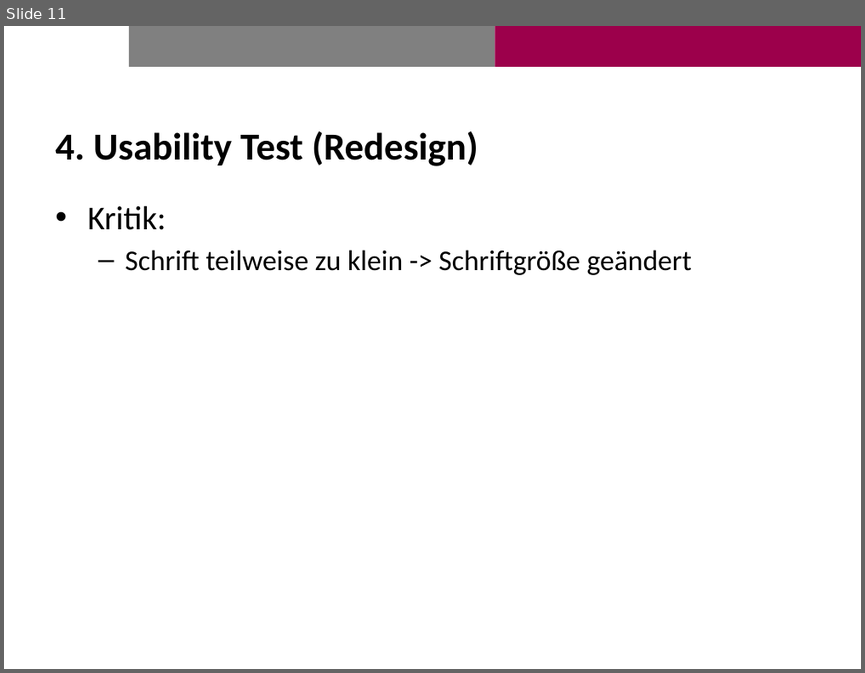
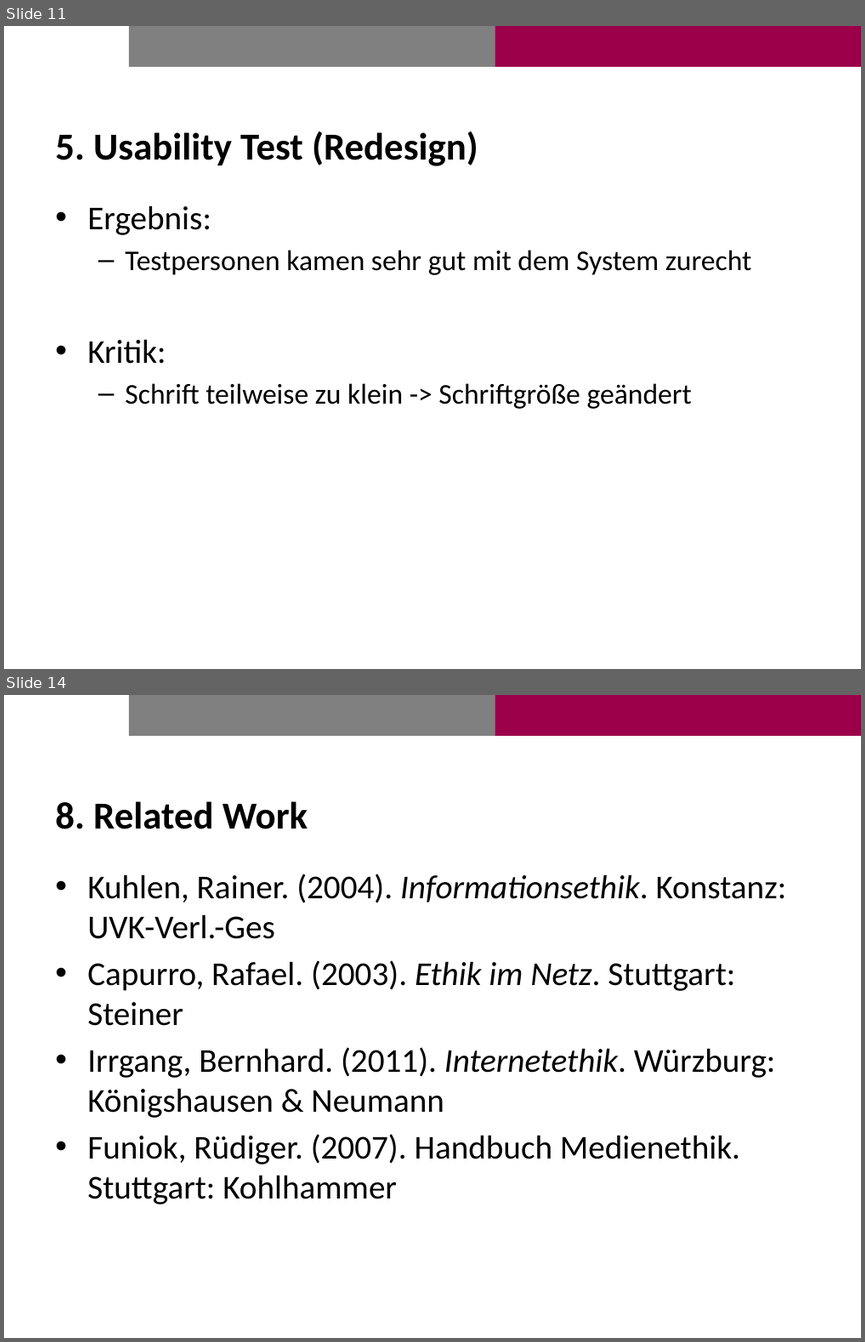
Before and after one commit to Brias/Photo-Booth, a slide deck: presentation/presentation.pptx. Shown one above the other, each under a label of ours: slide 11 before the commit, slides 11 and 14 after it; the slides between them are not shown. The pictures are 865x673 and 865x1342 pixels, drawn with LibreOffice and Linux fonts; fonts in the diff are those of the drawing; background and template pictures are left out. Boxes give left, top, right and bottom in pixels: in the first picture for what was removed or moved away, otherwise in the second. Text is boxed around its words. In the diff, an @@ line names an element or a change of style, - is before the commit and + after.

```diff
--- a/presentation/presentation.pptx
+++ b/presentation/presentation.pptx
@@ slide 14 added at (4,695,861,1338), background #FFFFFF; not listed: 2 template elements that a slide beside it also shows @@
@@ title added at (55,801,307,829), 32 pt, text #000000, bold @@
+8. Related Work
@@ text added at (87,873,787,1204), 28 pt, text #000000 @@
+• Kuhlen, Rainer. (2004). Informationsethik. Konstanz: UVK-Verl.-Ges
+• Capurro, Rafael. (2003). Ethik im Netz. Stuttgart: Steiner
+• Irrgang, Bernhard. (2011). Internetethik. Würzburg: Königshausen & Neumann
+• Funiok, Rüdiger. (2007). Handbuch Medienethik. Stuttgart: Kohlhammer
@@ slide 11 changed as well @@
@@ title at (55,131,478,166): text changed @@
-4. Usability Test (Redesign)
+5. Usability Test (Redesign)
@@ text at (87,205,751,275): paragraphs added @@
+• Ergebnis:
+  – Testpersonen kamen sehr gut mit dem System zurecht
```
Also in this commit, not shown: 12 other slides changed, 1 slide removed, 7 other files.
